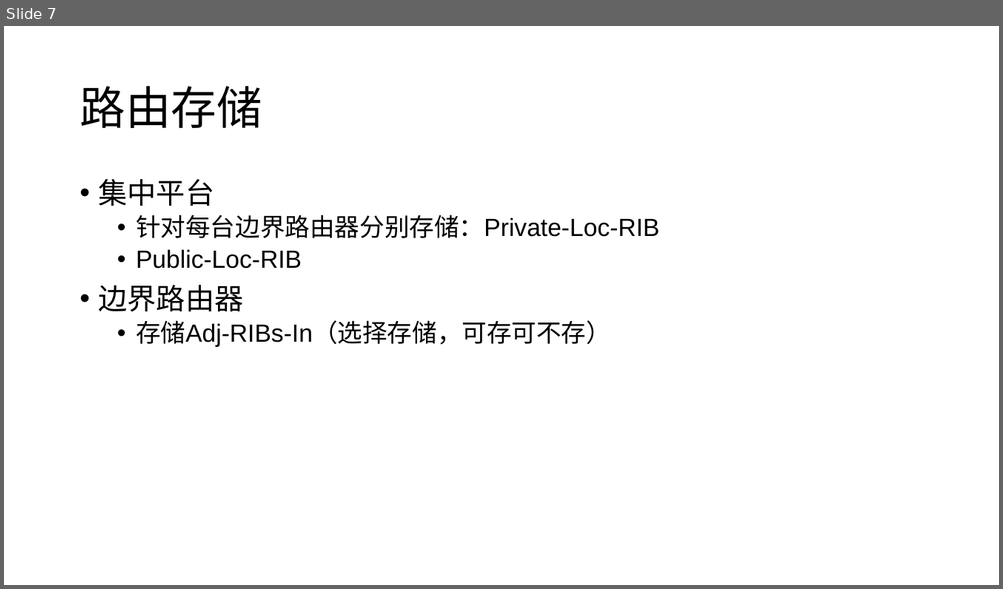
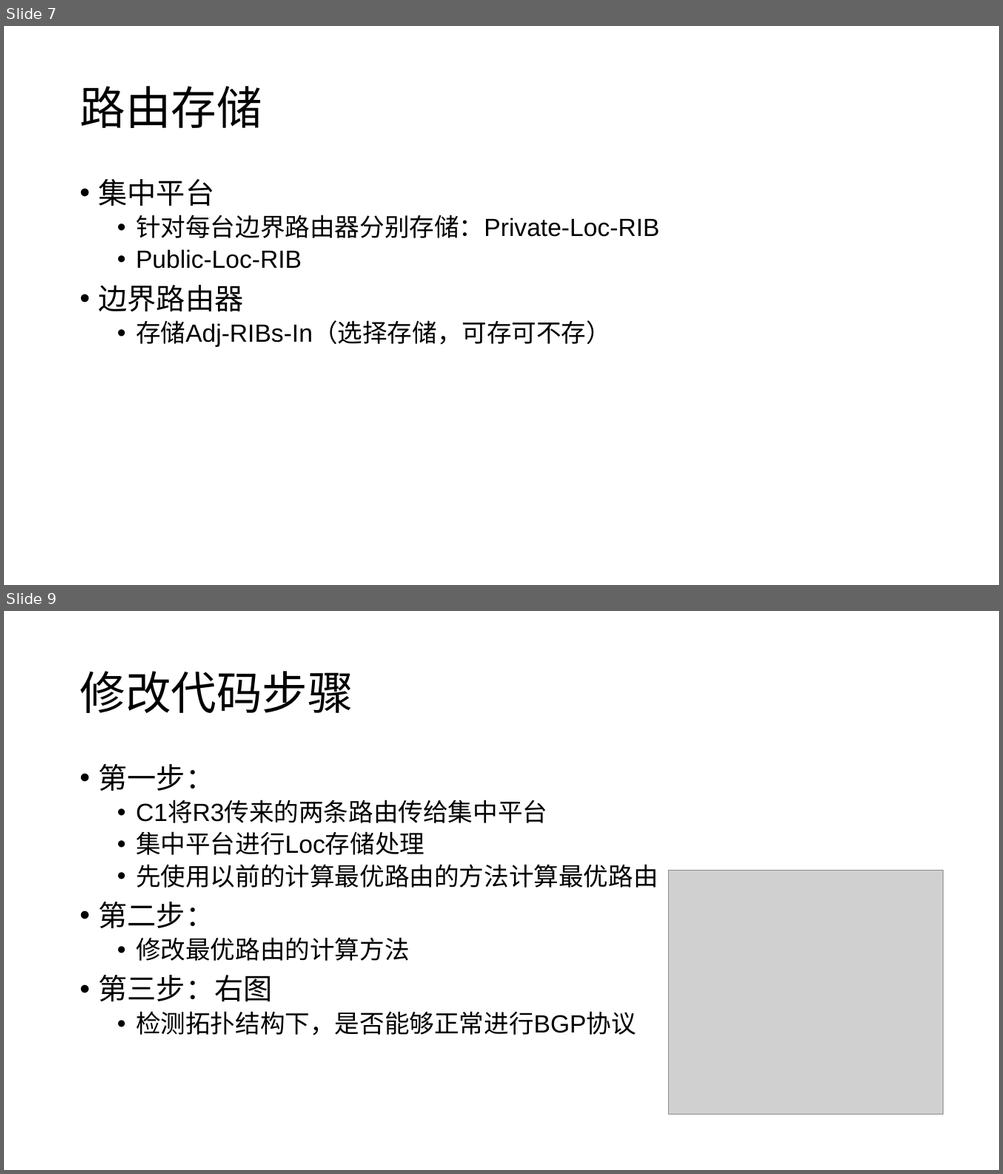
Before and after one commit to wangqing93/ibgp_exp, a slide deck: doc/毕设阶段讨论14.pptx. Shown one above the other, each under a label of ours: slide 7 before the commit, slides 7 and 9 after it; the slides between them are not shown. The pictures are 1003x589 and 1003x1174 pixels, drawn with LibreOffice and Linux fonts; fonts in the diff are those of the drawing; grey boxes stand for pictures. Boxes give left, top, right and bottom in pixels: in the first picture for what was removed or moved away, otherwise in the second. Text is boxed around its words. In the diff, an @@ line names an element or a change of style, - is before the commit and + after.

```diff
--- a/doc/毕设阶段讨论14.pptx
+++ b/doc/毕设阶段讨论14.pptx
@@ slide 9 added at [4, 611, 999, 1170], background #FFFFFF @@
@@ title added at [79, 671, 353, 713], 44 pt, text #000000 @@
+修改代码步骤
@@ text added at [99, 764, 658, 1036], 24 pt, text #000000 @@
+• 第一步：
+  • C1将R3传来的两条路由传给集中平台
+  • 集中平台进行Loc存储处理
+  • 先使用以前的计算最优路由的方法计算最优路由
+• 第二步：
+  • 修改最优路由的计算方法
+• 第三步：右图
+  • 检测拓扑结构下，是否能够正常进行BGP协议
@@ picture added at [669, 870, 943, 1115] @@
```
Also in this commit, not shown: 3 slides changed, 9 other files.
